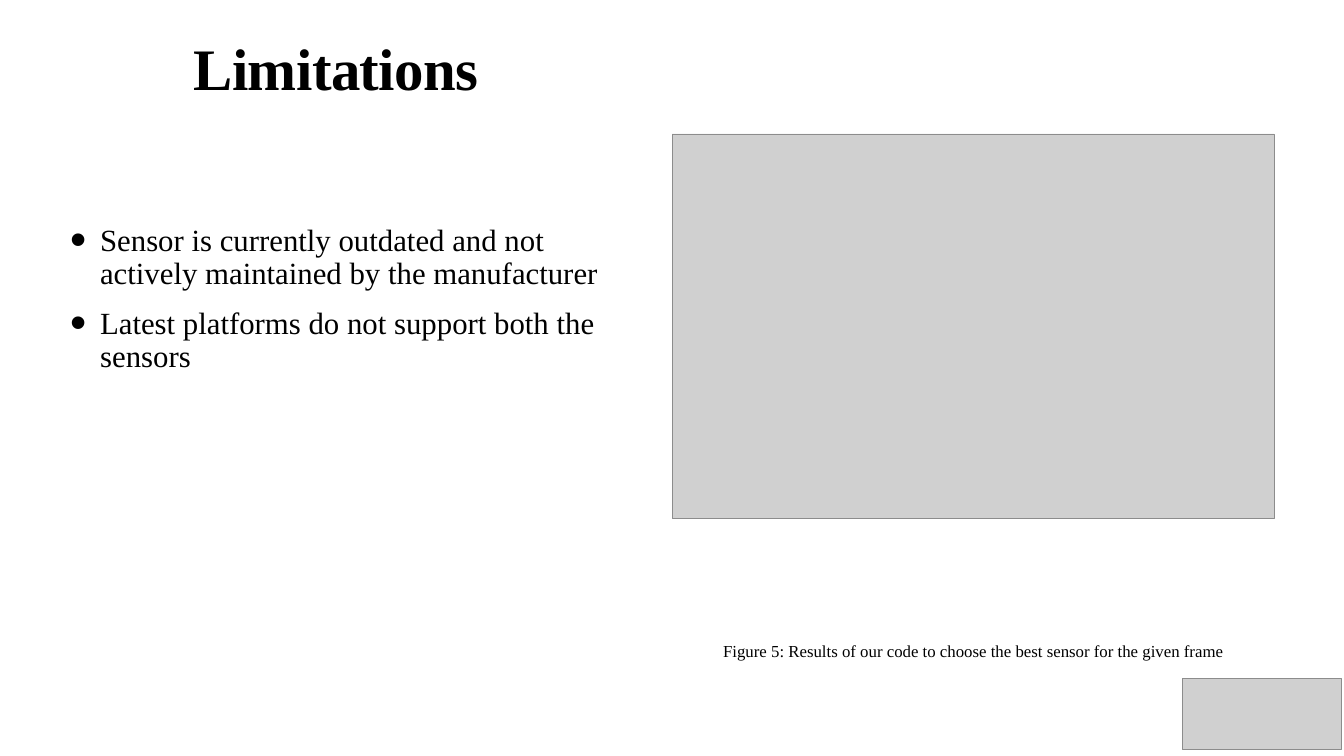
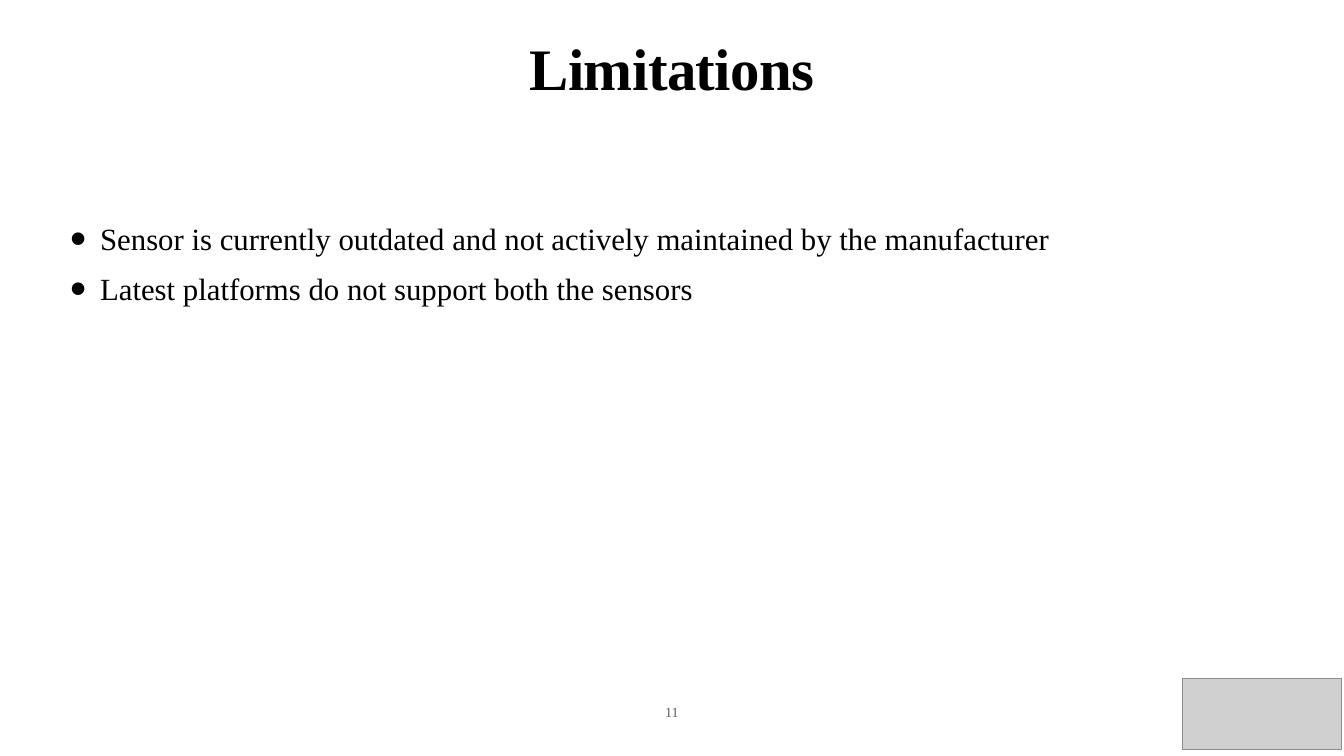
Before and after one commit to kushalprakash6/ObjectDetectionAndTracking, a slide deck: slide 11 of documents/Presentation.pptx (slide 8 before the commit). Drawn at 1344x756 pixels with LibreOffice and Linux fonts; fonts in the diff are those of the drawing; grey boxes stand for pictures. Boxes give left, top, right and bottom in pixels: in the first picture for what was removed or moved away, otherwise in the second. Text is boxed around its words. In the diff, an @@ line names an element or a change of style, - is before the commit and + after.

```diff
--- a/documents/Presentation.pptx
+++ b/documents/Presentation.pptx
@@ title "Limitations": place and size @@
-title "Limitations" at [194,49,479,91]
+title "Limitations" at [530,49,815,91]
@@ picture removed at [672,134,1274,519] @@
@@ text "Sensor is currently outdated and ..." rewrapped from [100,229,597,368] to [100,228,1049,306] @@
@@ text removed at [723,645,1223,661] @@
-Figure 5: Results of our code to choose the best sensor for the given frame
@@ page number added at [665,708,678,717], 20 pt, text #5E5E5E @@
+11
```
Also in this commit, not shown: 4 other slides changed, 3 slides added, 10 other files.
